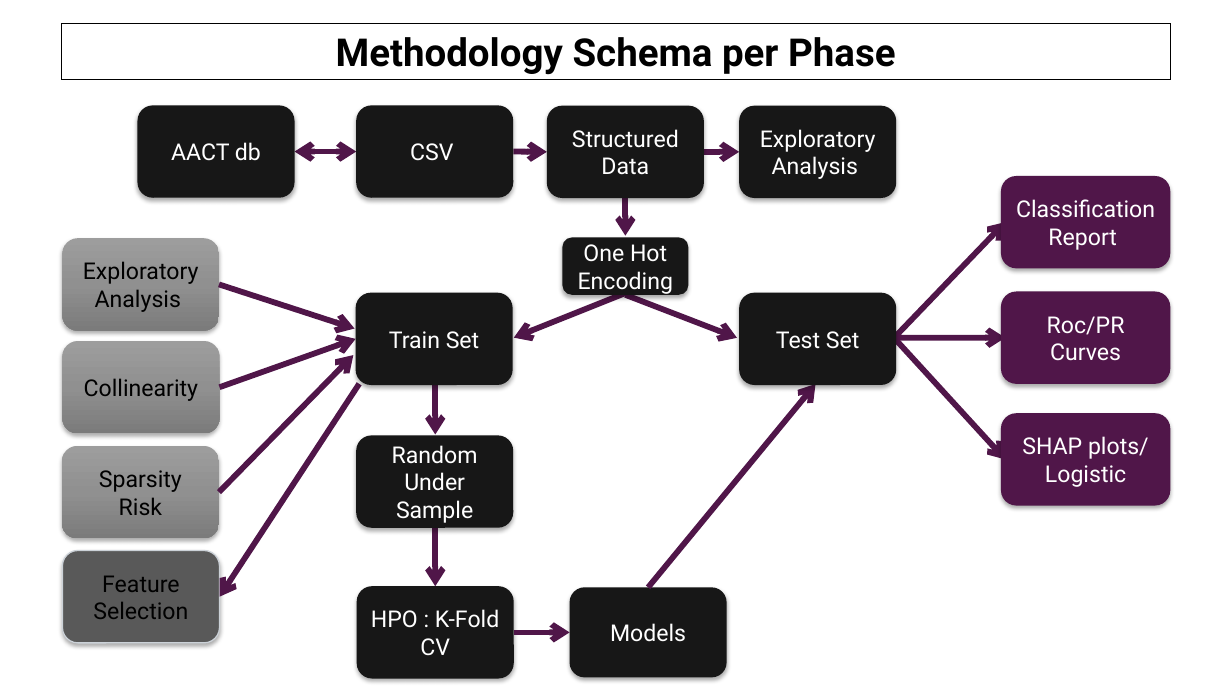
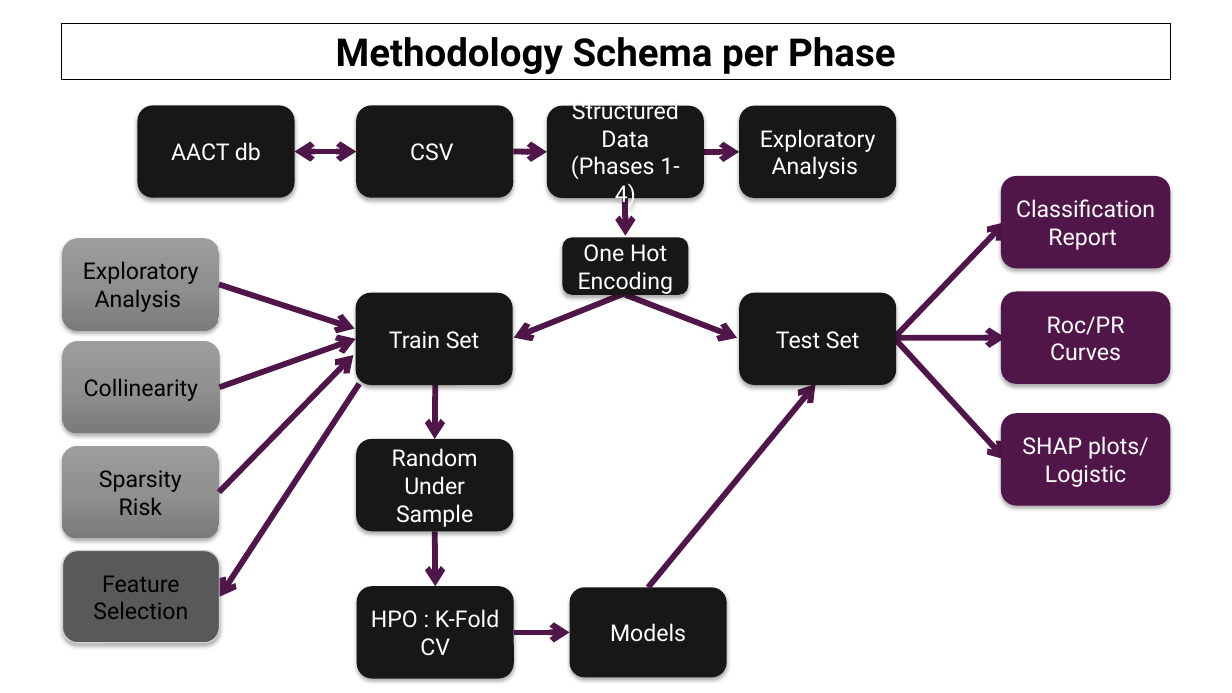
Before and after one commit to AndreouEugenia/Thesis, a slide deck: slide 8 of Thesis_Presentation.pptx. Drawn at 1232x693 pixels with LibreOffice and Linux fonts; fonts in the diff are those of the drawing; background and template pictures are left out. Boxes give left, top, right and bottom in pixels: in the first picture for what was removed or moved away, otherwise in the second. Text is boxed around its words. In the diff, an @@ line names an element or a change of style, - is before the commit and + after.

```diff
--- a/Thesis_Presentation.pptx
+++ b/Thesis_Presentation.pptx
@@ text in rounded rectangle at (x1=571, y1=98, x2=679, y2=207): text changed @@
-Structured Data
+Structured Data (Phases 1-4)
@@ arrow moved from (435, 384) - (435, 434) to (435, 384) - (435, 439) @@
@@ rounded rectangle "Random Under Sample" moved from (x1=357, y1=435, x2=514, y2=528) to (x1=357, y1=439, x2=514, y2=531) @@
@@ arrow moved from (435, 527) - (435, 586) to (435, 531) - (435, 586) @@
```
Also in this commit, not shown: 11 other slides changed, 8 other files.
